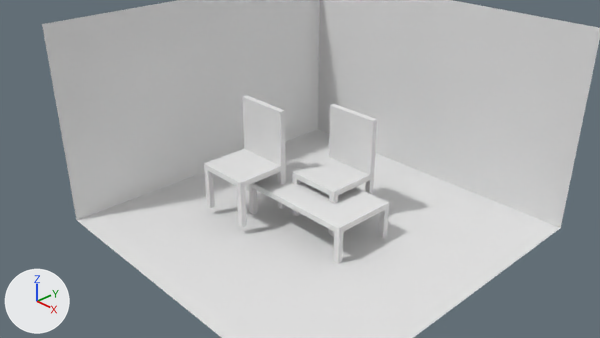
The Blender file Tutoriels/Blender/z1_Debutez_3D_Blender/blend/Table.blend: old version first, new version second.
Before and after are seen from the file's camera 'Camera'. The lights are fixed; the arrows at lower left show +X, +Y and +Z. The same objects are shown in both versions, whatever each file hides.
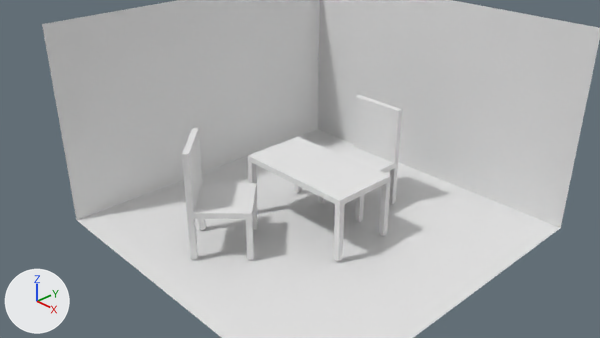
What differs and where, as boxes (x1, y1, x2, y2) in the pictures (600 x 338 px):
'Cube', moved: before (249, 161, 389, 264); after (248, 136, 391, 261)
'Cube.002', moved, turned: before (204, 96, 286, 227); after (182, 128, 258, 260)
'Cube.001', moved: before (293, 104, 377, 236); after (319, 95, 402, 222)

The edits, one by one:
Object 'Cube.002' (ob_cube_002) moves from (-2.2, -1.34, 1.91) to (-1.16, -3.09, 1.67).
Object 'Cube.002' (ob_cube_002) turns from (0, 0, 0) to (0, 0, 136) degrees about x, y and z.
Object 'Cube.001' (ob_cube_001) moves from (0.0, 0.8, 1.65) to (0.0, 2.12, 1.65).
Object 'Cube' (ob_cube) moves from (0.0, 0.0, 1.21) to (0.0, 0.0, 2.2).
